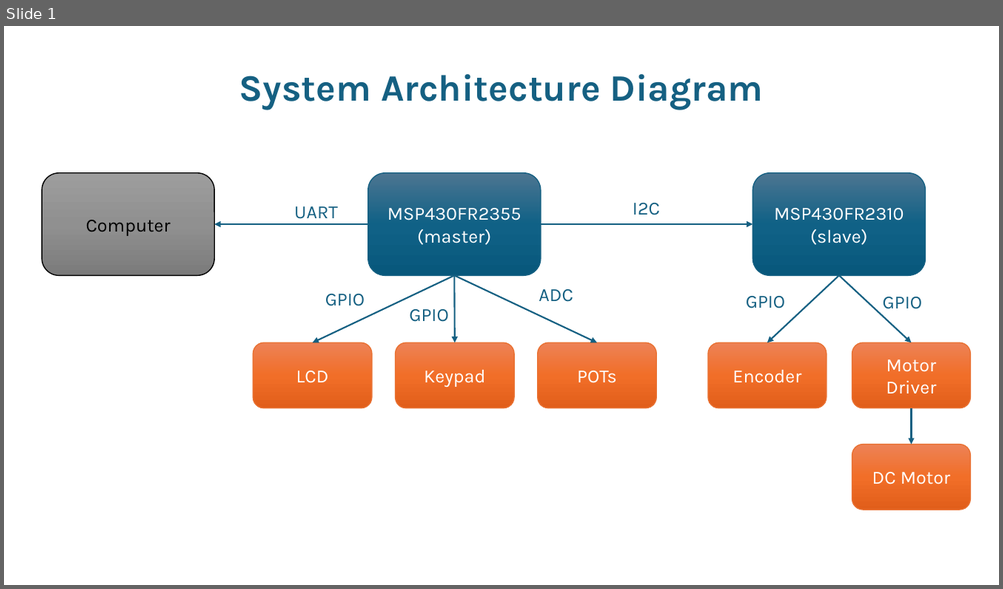
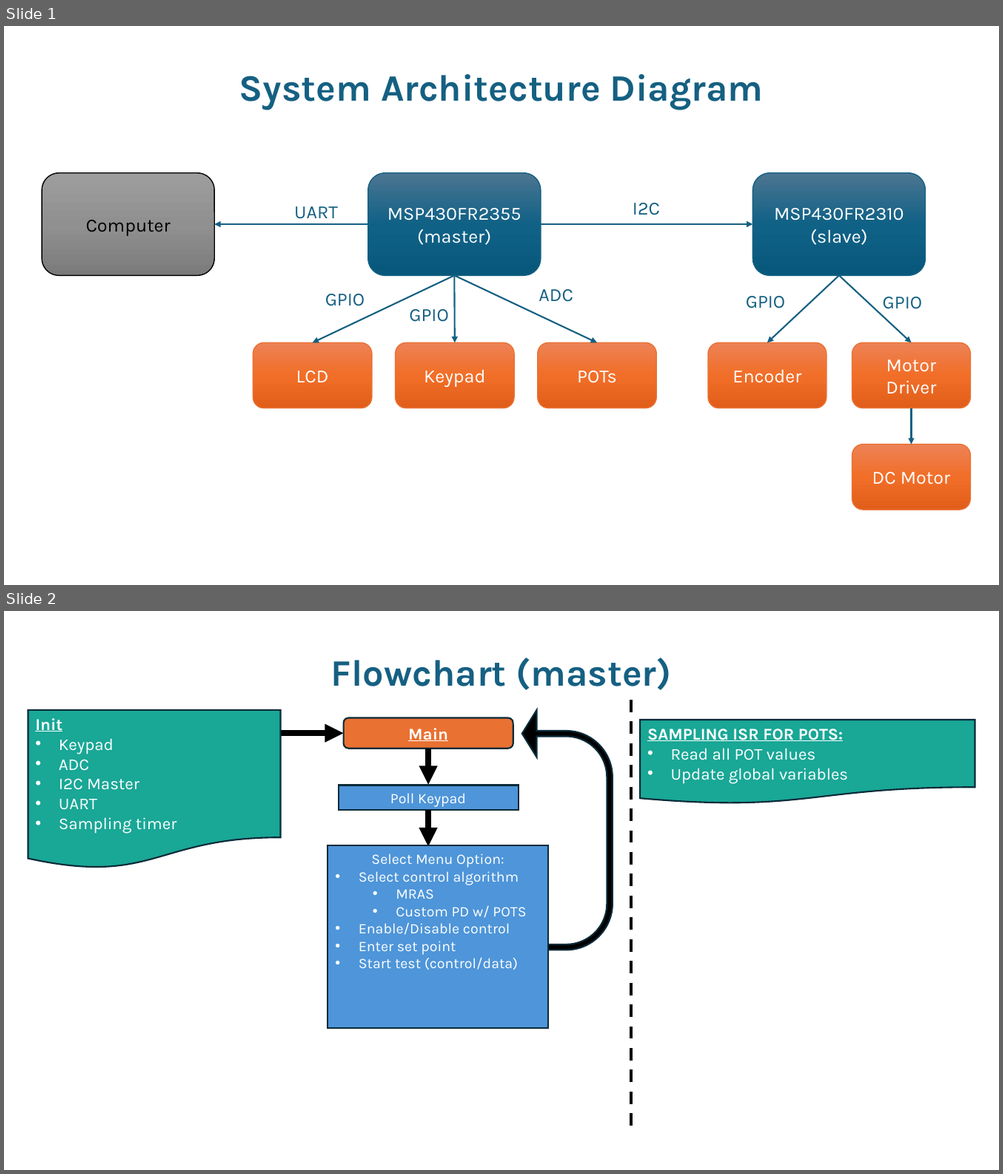
Before and after one commit to msu-eele-465/final-project-davidhjensen, a slide deck: docs/planning/proposal_assets.pptx. Shown one above the other, each under a label of ours: slide 1 before the commit, slides 1 and 2 after it. The pictures are 1003x589 and 1003x1174 pixels, drawn with LibreOffice and Linux fonts; fonts in the diff are those of the drawing. Boxes give left, top, right and bottom in pixels: in the first picture for what was removed or moved away, otherwise in the second. Text is boxed around its words. In the diff, an @@ line names an element or a change of style, - is before the commit and + after.

```diff
--- a/docs/planning/proposal_assets.pptx
+++ b/docs/planning/proposal_assets.pptx
@@ slide 2 added at [4, 611, 999, 1170], background #FFFFFF @@
@@ text added at [331, 658, 671, 690], 36 pt, text #156082, bold @@
+Flowchart (master)
@@ line added from (632, 1127) to (632, 698), #000000 3 pt dashed @@
@@ flow chart document added at [28, 710, 280, 869], fill #19A796, outline #092A39 1.5 pt, 16 pt, text #FFFFFF @@
+Init
+• Keypad
+• ADC
+• I2C Master
+• UART
+• Sampling timer
@@ rounded rectangle added at [344, 718, 513, 749], fill #E97132, outline #092A39 1.5 pt, 16 pt, text #FFFFFF, bold, underline @@
+Main
@@ uturn arrow added at [518, 710, 612, 951], fill #000000, outline #092A39 1.5 pt @@
@@ flow chart document added at [640, 720, 975, 804], fill #19A796, outline #092A39 1.5 pt, 16 pt, text #FFFFFF @@
+SAMPLING ISR FOR POTS:
+• Read all POT values
+• Update global variables
@@ arrow added from (244, 733) to (344, 733), #000000 6 pt @@
@@ arrow added from (429, 749) to (429, 785), #000000 6 pt @@
@@ rectangle added at [338, 786, 518, 811], fill #4E95D9, outline #092A39 1.5 pt, 14 pt, text #FFFFFF @@
+Poll Keypad
@@ arrow added from (429, 810) to (429, 847), #000000 6 pt @@
@@ rectangle added at [328, 846, 548, 1029], fill #4E95D9, outline #092A39 1.5 pt, 14 pt, text #FFFFFF @@
+Select Menu Option:
+• Select control algorithm
+  • MRAS
+  • Custom PD w/ POTS
+• Enable/Disable control
+• Enter set point
+• Start test (control/data)
```
Also in this commit, not shown: 1 other slide added, 4 other files.
